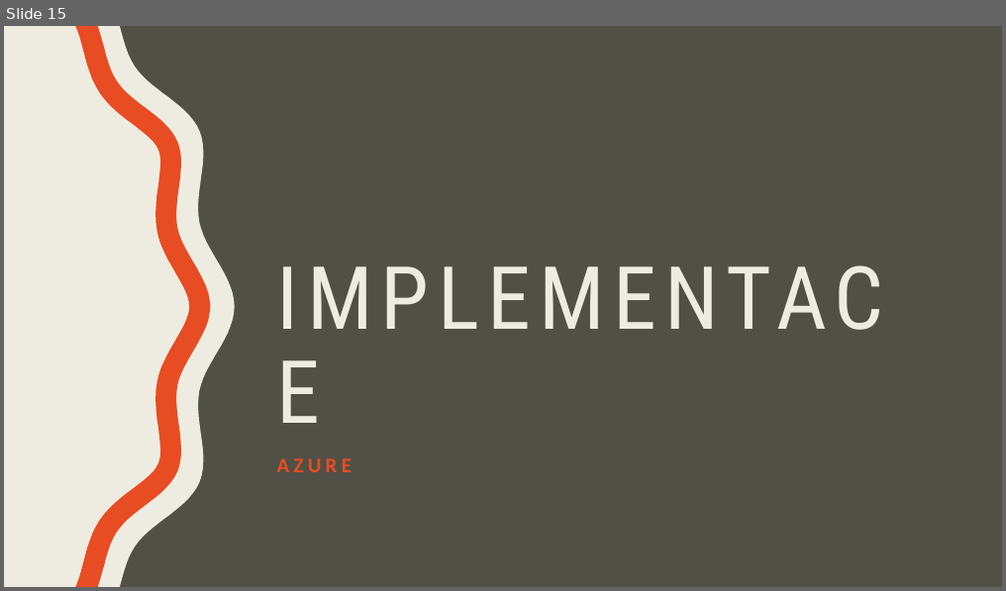
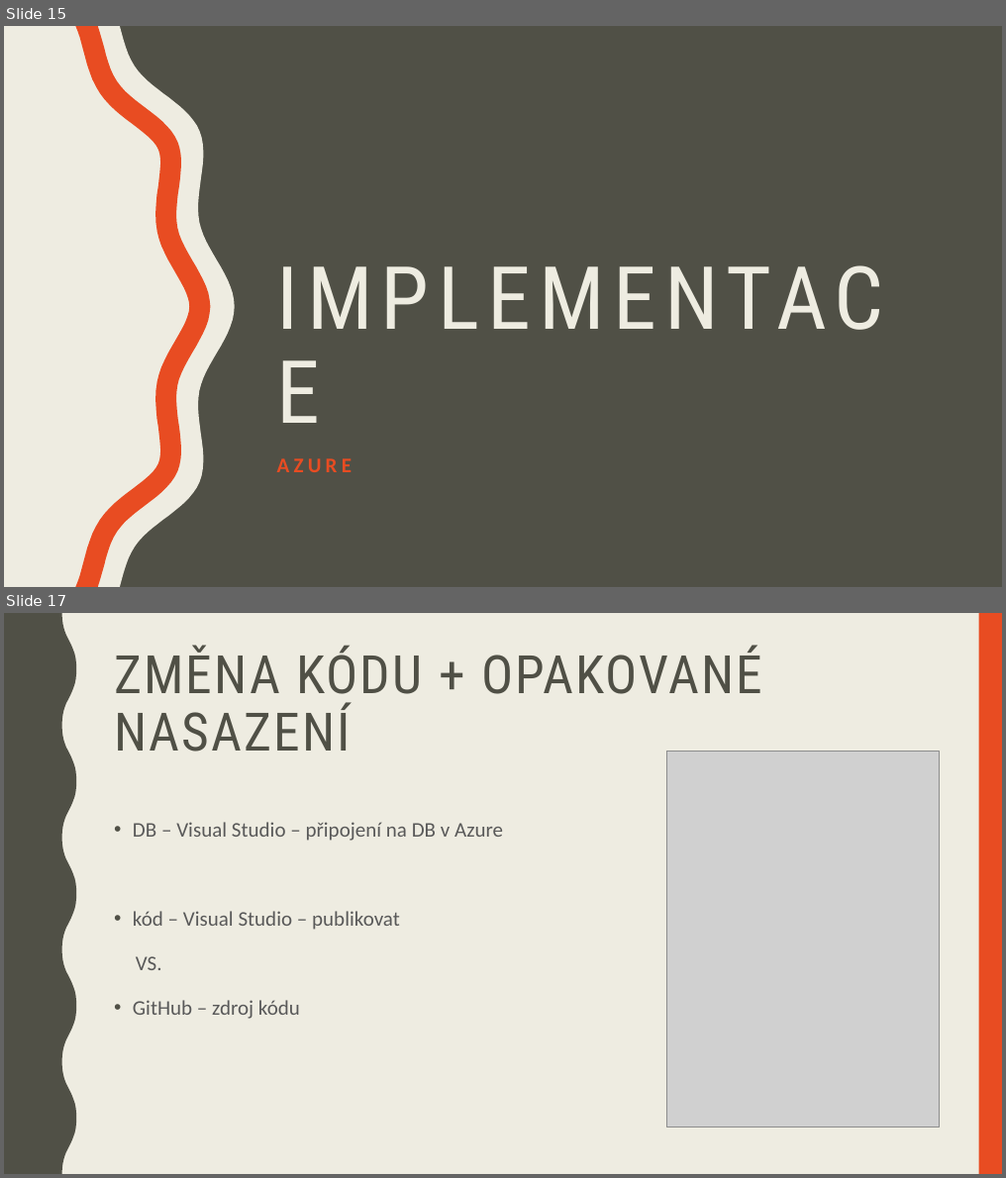
Before and after one commit to hruska07/Apollo13, a slide deck: docs/Apollo 13 - Logos Polytechnikos.pptx. Shown one above the other, each under a label of ours: slide 15 before the commit, slides 15 and 17 after it; the slides between them are not shown. The pictures are 1006x591 and 1006x1178 pixels, drawn with LibreOffice and Linux fonts; fonts in the diff are those of the drawing; grey boxes stand for pictures. Boxes give left, top, right and bottom in pixels: in the first picture for what was removed or moved away, otherwise in the second. Text is boxed around its words. In the diff, an @@ line names an element or a change of style, - is before the commit and + after.

Commit message:
implementace (Azure) + team member Ondrej Vankat!

```diff
--- a/docs/Apollo 13 - Logos Polytechnikos.pptx
+++ b/docs/Apollo 13 - Logos Polytechnikos.pptx
@@ slide 17 added at [4, 613, 1002, 1174], background #EEECE1 @@
@@ freeform shape added at [4, 613, 76, 1174], fill #505046 @@
@@ rectangle added at [979, 613, 1002, 1174], fill #E84C22 @@
@@ title added at [114, 646, 762, 752], 51 pt, text #505046 @@
+ZMĚNA KÓDU + OPAKOVANÉ NASAZENÍ
@@ picture added at [666, 752, 939, 1128] @@
@@ text added at [133, 822, 503, 1019], 20 pt, text #595959 @@
+• DB – Visual Studio – připojení na DB v Azure
+• kód – Visual Studio – publikovat
+VS.
+• GitHub – zdroj kódu
```
Also in this commit, not shown: 1 slide changed, 1 other slide added, 1 slide removed.
